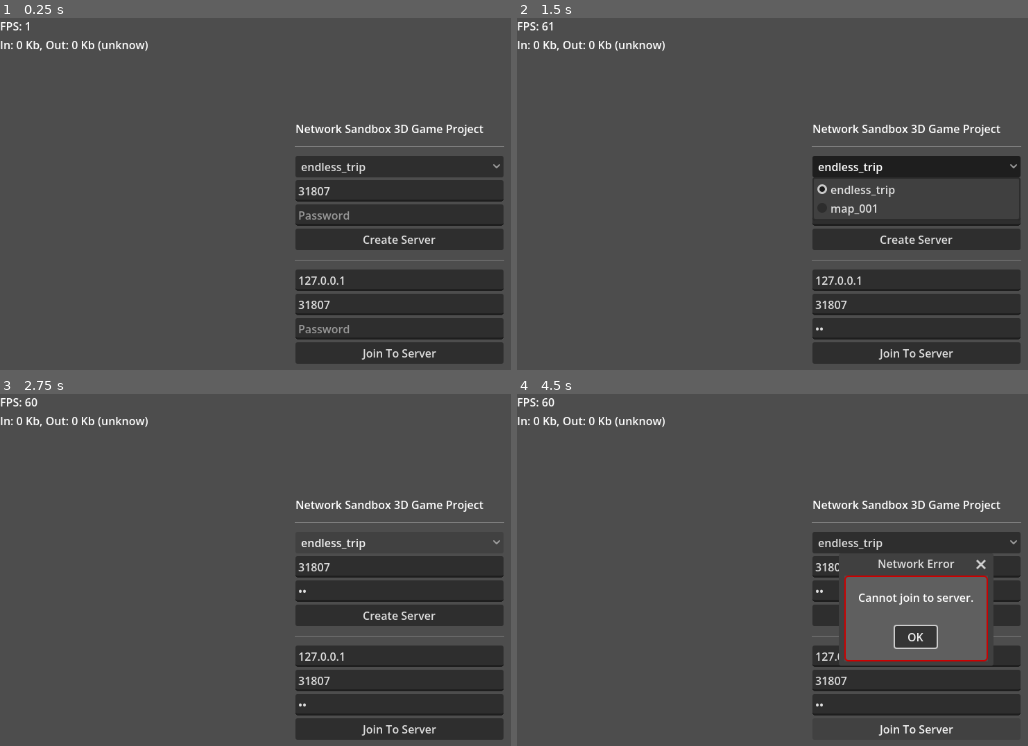
Above: before the commit, frames 1-4 (two rows, left to right).
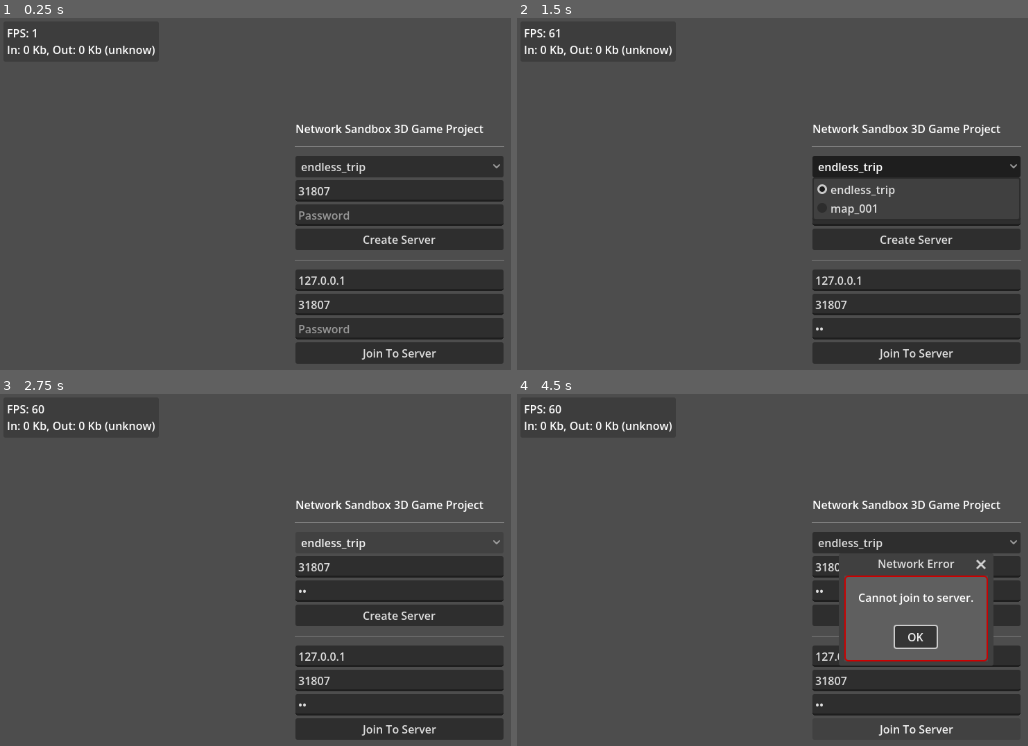
Above: after the commit, the same moments.

Repository: robb83/godot-multiplayer-sandbox-3d
Game: Godot game, scene res://scenes/main.tscn
Same seed, same stepped clock (60 frames per second), same inputs: the game is played once before the commit and once after it. Sound files missing from this copy of the repository are replaced by a short silence.
Inputs (mouse positions are in pixels of both pictures, inside the frame that each line leads up to):
- Up to frame 1 (0.25 s): no input
- Up to frame 2 (1.5 s): click (915, 215) at 0.52 s; type "12" at 0.6 s; click (915, 327) at 0.75 s; type "12" at 0.83 s; click "endless_trip" at 1.25 s
- Up to frame 3 (2.75 s): click "endless_trip" at 2 s
- Up to frame 4 (4.5 s): click "Create Server" at 2.75 s; click "OK" at 3.5 s; click "Join To Server" at 4.25 s

The runs differ from the first frame. In frame 1, 0.7% of the frame differs, in the area x 0-31%, y 1-11%; in frame 2, 0.7%; in frame 3, 0.8%; in frame 4, 0.8%.

Commit message:
fix: statistics UI

Diff:
--- a/scenes/ui/menu_statistics.gd
+++ b/scenes/ui/menu_statistics.gd
@@ -1,7 +1,7 @@
 extends Control
 
-@onready var label_network: Label = $VBoxContainer/LabelNetwork
-@onready var label_fps: Label = $VBoxContainer/LabelFPS
+@onready var label_fps: Label = $MarginContainer/MarginContainer/VBoxContainer/LabelFPS
+@onready var label_network: Label = $MarginContainer/MarginContainer/VBoxContainer/LabelNetwork
 
 func _ready():
 	update_peers()
--- a/scenes/ui/menu_statistics.tscn
+++ b/scenes/ui/menu_statistics.tscn
@@ -1,6 +1,13 @@
 [gd_scene format=3 uid="uid://c8v1lobxmf0sx"]
 
 [ext_resource type="Script" uid="uid://vg6bxq8mo8cy" path="res://scenes/ui/menu_statistics.gd" id="1_bve2u"]
+
+[sub_resource type="StyleBoxFlat" id="StyleBoxFlat_ex038"]
+bg_color = Color(0.039215688, 0.039215688, 0.039215688, 0.23529412)
+corner_radius_top_left = 3
+corner_radius_top_right = 3
+corner_radius_bottom_right = 3
+corner_radius_bottom_left = 3
 
 [node name="MenuStatistics" type="Control" unique_id=1323699873]
 layout_mode = 3
@@ -10,16 +17,36 @@
 [node name="Timer" type="Timer" parent="." unique_id=1766524279]
 autostart = true
 
-[node name="VBoxContainer" type="VBoxContainer" parent="." unique_id=1797368909]
+[node name="MarginContainer" type="MarginContainer" parent="." unique_id=608752574]
 layout_mode = 0
-offset_right = 422.0
-offset_bottom = 150.0
+offset_right = 220.0
+offset_bottom = 68.0
+theme_override_constants/margin_left = 5
+theme_override_constants/margin_top = 5
+theme_override_constants/margin_right = 5
+theme_override_constants/margin_bottom = 5
 
-[node name="LabelFPS" type="Label" parent="VBoxContainer" unique_id=221012920]
+[node name="Panel" type="Panel" parent="MarginContainer" unique_id=2127706907]
 layout_mode = 2
-text = "Network Statistics"
+theme_override_styles/panel = SubResource("StyleBoxFlat_ex038")
 
-[node name="LabelNetwork" type="Label" parent="VBoxContainer" unique_id=435115788]
+[node name="MarginContainer" type="MarginContainer" parent="MarginContainer" unique_id=1542046862]
 layout_mode = 2
+theme_override_constants/margin_left = 5
+theme_override_constants/margin_top = 5
+theme_override_constants/margin_right = 5
+theme_override_constants/margin_bottom = 5
+
+[node name="VBoxContainer" type="VBoxContainer" parent="MarginContainer/MarginContainer" unique_id=1797368909]
+layout_mode = 2
+theme_override_constants/separation = 1
+
+[node name="LabelFPS" type="Label" parent="MarginContainer/MarginContainer/VBoxContainer" unique_id=221012920]
+layout_mode = 2
+text = "FPS"
+
+[node name="LabelNetwork" type="Label" parent="MarginContainer/MarginContainer/VBoxContainer" unique_id=435115788]
+layout_mode = 2
+text = "Network"
 
 [connection signal="timeout" from="Timer" to="." method="update_peers"]
